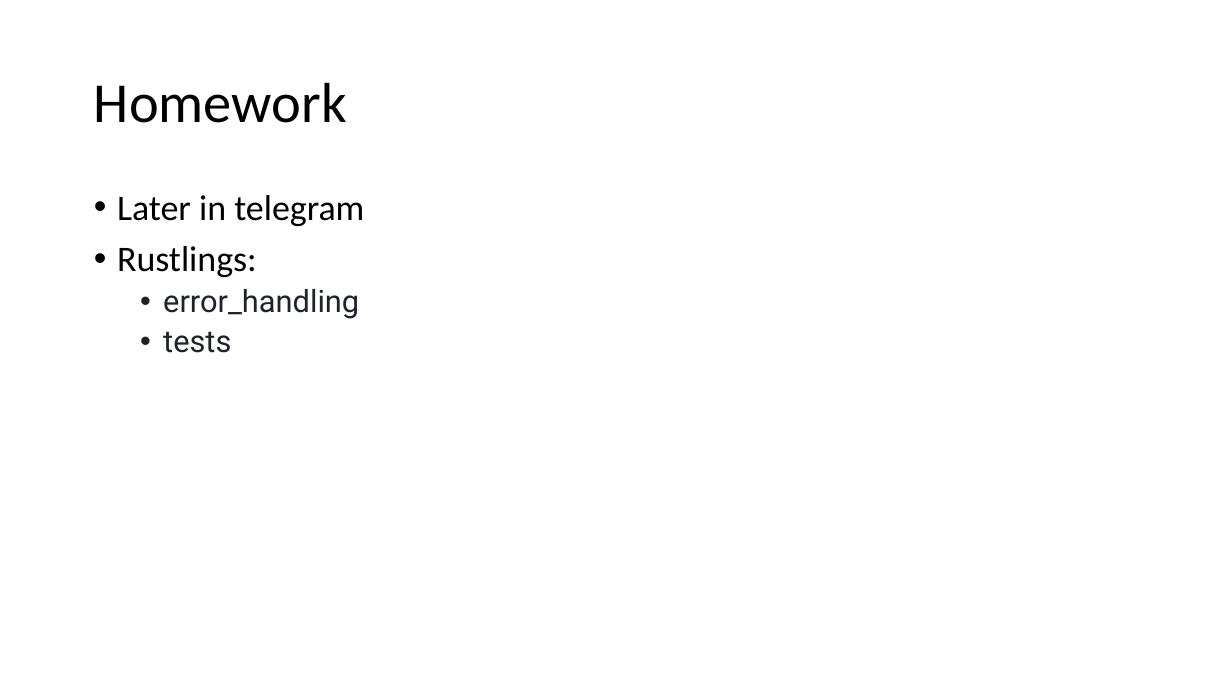
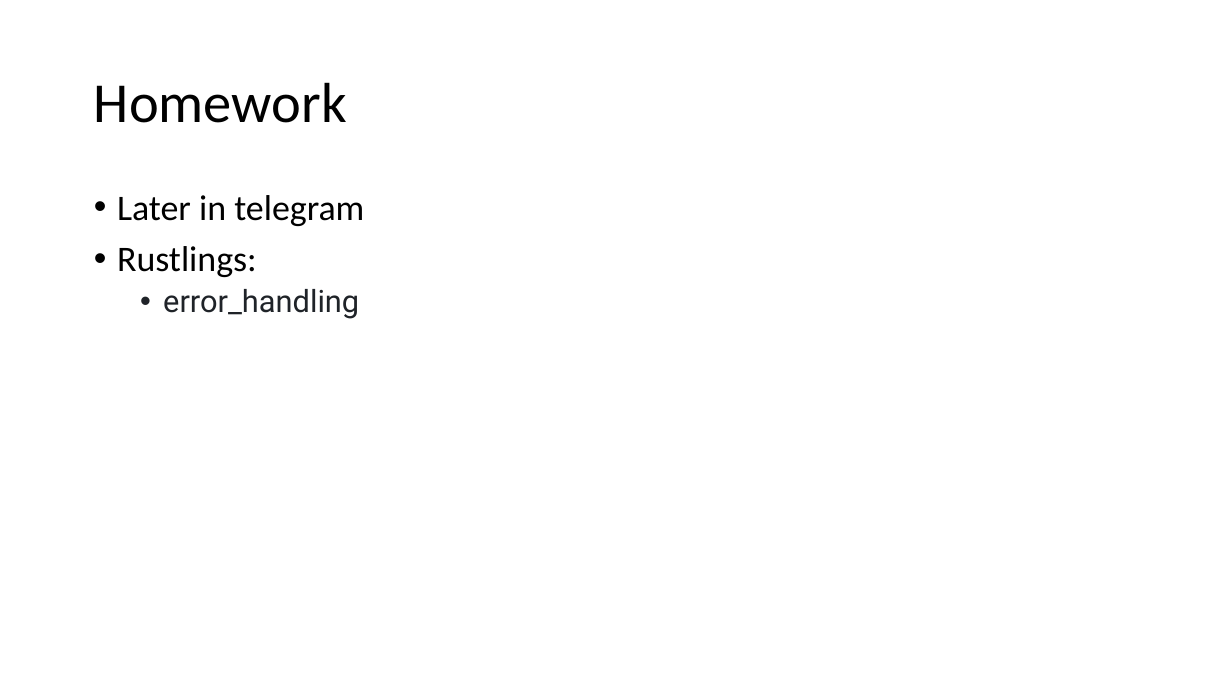
Before and after one commit to kugushev/course-rust-basics, a slide deck: slide 50 of src/10-Advanced/10-Advanced.pptx. Drawn at 1232x693 pixels with LibreOffice and Linux fonts; fonts in the diff are those of the drawing. Boxes give left, top, right and bottom in pixels: in the first picture for what was removed or moved away, otherwise in the second. Text is boxed around its words. In the diff, an @@ line names an element or a change of style, - is before the commit and + after.

```diff
--- a/src/10-Advanced/10-Advanced.pptx
+++ b/src/10-Advanced/10-Advanced.pptx
@@ text at bbox=[163, 331, 231, 353]: paragraph removed @@
-  • tests
```
Also in this commit, not shown: 30 other slides changed, 1 other file.
